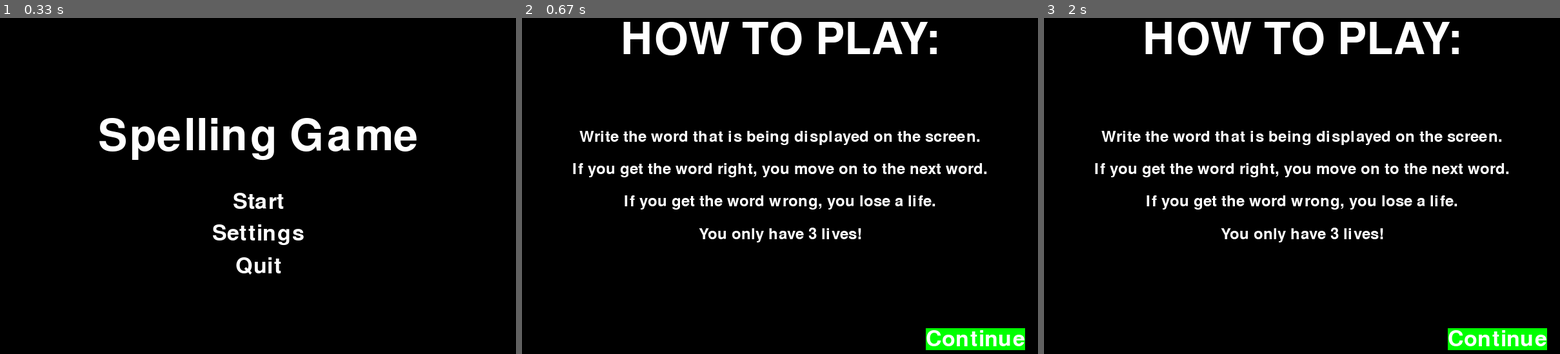
Above: before the commit, frames 1-3 (left to right).
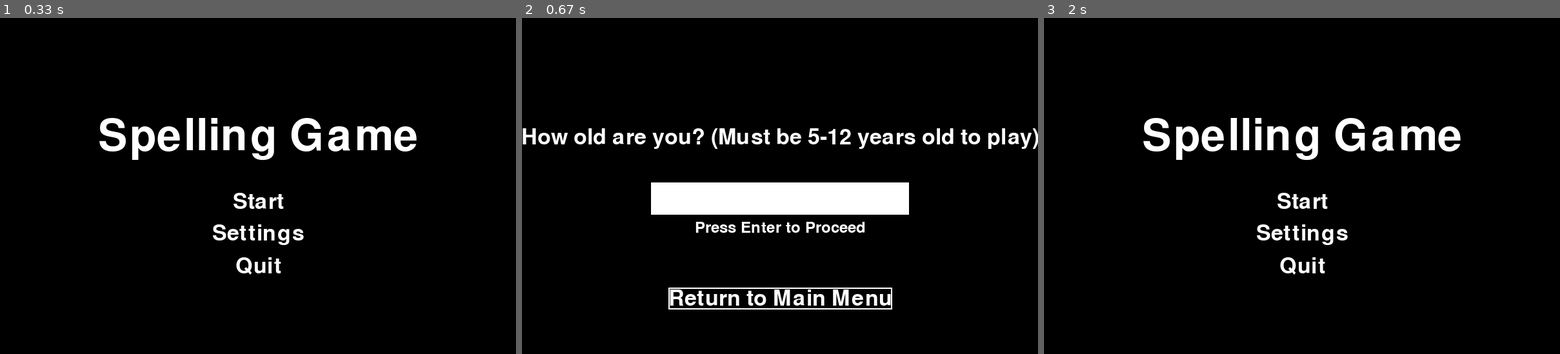
Above: after the commit, the same moments.

Repository: AtrixNZ/CSC3-3.7-and-3.8
Game: pygame game, started from pygame spelling game.py
The game is run twice, just before and just after one commit, with the same random seed, the same clock (stepped at 60 frames per second) and the same inputs.
Inputs (mouse positions are in pixels of both pictures, inside the frame that each line leads up to):
- Up to frame 1 (0.33 s): no input
- Up to frame 2 (0.67 s): click "Start" at 0.38 s
- Up to frame 3 (2 s): tap Enter at 0.67 s; click (1467, 159) at 1.05 s; hold Up 1.33-1.8 s; click (1302, 296) at 1.93 s

Frame 1 is identical in both runs. In frame 2, 14% of the frame differs, in the area x 0-100%, y 1-99%; in frame 3, 10%.

Commit message:
Update pygame spelling game.py v2

Diff:
--- a/pygame spelling game.py
+++ b/pygame spelling game.py
@@ -32,6 +32,100 @@
 difficulty_levels = ["Easy", "Medium", "Hard"]
 current_difficulty = 0  # Default to Easy
 
+# Age Verification Screen
+def age_verification_screen():
+    age = ""
+    age_valid = False
+    age_message = ""
+
+    screen.fill(BLACK)
+
+    age_text = menu_font.render("How old are you? (Must be 5-12 years old to play)", True, WHITE)
+    age_text_rect = age_text.get_rect(center=(SCREEN_WIDTH // 2, SCREEN_HEIGHT // 2 - 50))
+    screen.blit(age_text, age_text_rect)
+
+    age_input_surface = pygame.Surface((400, 50))
+    age_input_surface.fill(WHITE)
+    age_input_rect = pygame.Rect(200, SCREEN_HEIGHT // 2 + 20, 400, 50)
+    pygame.draw.rect(age_input_surface, BLACK, age_input_rect, 2)
+
+    age_input_render = input_font.render(age, True, BLACK)
+    screen.blit(age_input_surface, age_input_rect)
+    screen.blit(age_input_render, (age_input_rect.x + 10, age_input_rect.y + 10))
+
+    if age_message:
+        message_text = menu_font.render(age_message, True, RED)
+        message_rect = message_text.get_rect(center=(SCREEN_WIDTH // 2, SCREEN_HEIGHT // 2 + 100))
+        screen.blit(message_text, message_rect)
+
+    # Add small text below the text box
+    proceed_text = input_font.render("Press Enter to Proceed", True, WHITE)
+    proceed_rect = proceed_text.get_rect(center=(SCREEN_WIDTH // 2, age_input_rect.bottom + 20))
+    screen.blit(proceed_text, proceed_rect)
+
+    # Style the "Return to Main Menu" button to look like the "Continue" button
+    return_to_menu_button_text = menu_font.render("Return to Main Menu", True, WHITE)
+    return_to_menu_button_rect = return_to_menu_button_text.get_rect(center=(SCREEN_WIDTH // 2, SCREEN_HEIGHT - 100))
+    pygame.draw.rect(screen, WHITE, return_to_menu_button_rect, 2)  # Add a box around the button
+    screen.blit(return_to_menu_button_text, return_to_menu_button_rect)
+
+    pygame.display.flip()
+
+    waiting_for_input = True
+    while waiting_for_input:
+        for event in pygame.event.get():
+            if event.type == pygame.QUIT:
+                pygame.quit()
+                sys.exit()
+            elif event.type == pygame.KEYDOWN:
+                if event.key == pygame.K_RETURN:
+                    # Check if the age is valid
+                    try:
+                        age_value = int(age)
+                        if 5 <= age_value <= 12:
+                            age_valid = True
+                            waiting_for_input = False
+                        else:
+                            age_message = "You are too young or too old to play this game."
+                    except ValueError:
+                        age_message = "Please enter a valid age (5-12)."
+                elif event.key == pygame.K_BACKSPACE:
+                    age = age[:-1]
+                else:
+                    age += event.unicode
+
+                # Update age input rendering
+                age_input_render = input_font.render(age, True, BLACK)
+                screen.fill(BLACK, age_input_rect)
+                screen.blit(age_input_surface, age_input_rect)
+                screen.blit(age_input_render, (age_input_rect.x + 10, age_input_rect.y + 10))
+
+            elif event.type == pygame.MOUSEBUTTONDOWN:
+                mouse_pos = pygame.mouse.get_pos()
+                if return_to_menu_button_rect.collidepoint(mouse_pos):
+                    return_to_main_menu()  # Return to the main menu
+
+        pygame.display.flip()
+
+    if age_valid:
+        instruction_screen()  # Take the user to the instructions screen
+
+
+
+
+# Return to Main Menu
+def return_to_main_menu():
+    main_menu()
+
+# Display a message in the center of the screen
+def display_message(message):
+    message_text = menu_font.render(message, True, WHITE)
+    message_rect = message_text.get_rect(center=(SCREEN_WIDTH // 2, SCREEN_HEIGHT // 2 + 150))
+    screen.fill(BLACK)
+    screen.blit(message_text, message_rect)
+    pygame.display.flip()
+    pygame.time.delay(2000)  # Display the message for 2 seconds
+
 # Main Menu
 def draw_main_menu():
     screen.fill(BLACK)
@@ -64,7 +158,7 @@
             elif event.type == pygame.MOUSEBUTTONDOWN:
                 mouse_pos = pygame.mouse.get_pos()
                 if start_rect.collidepoint(mouse_pos):
-                    instruction_screen()  # Show instructions
+                    age_verification_screen()  # Show age verification screen
                 elif settings_rect.collidepoint(mouse_pos):
                     change_settings()
                 elif quit_rect.collidepoint(mouse_pos):
